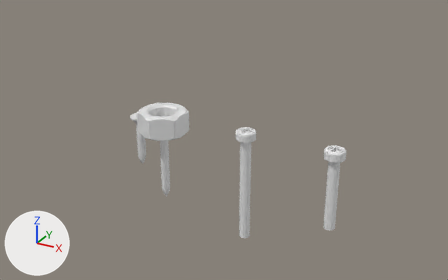
The Blender file bolts_and_nuts.blend: old version first, new version second.
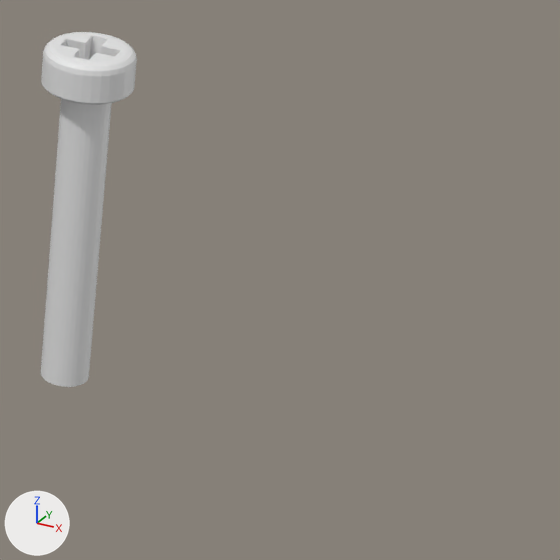
The first picture shows the older version from a 50 mm lens placed at (0.944, -1.358, 0.63), pointed at (0.171, 0.048, -0.073). The close-ups show both versions on the part from 70% to 100% of the width and 49% to 97% of the height of that picture; other places that the commit changed are outside them. The axes (+X, +Y, +Z) are drawn at lower left. The lights are the same throughout. The close-ups show mesh edges as thin lines.

The older version as bpy lines, for what is in view:
```python
me_circle_004 = bpy.data.meshes.new('Circle.004')
me_circle_004.from_pydata(...)  # 325 vertices, 287 faces; spans x -0.028..0.028, y -0.028..0.028, z -0.2..0.025
me_circle_004.materials.append(mat_m)  # white #e7e7e7
ob_m3_20mm_bolt = bpy.data.objects.new('m3 20mm bolt', me_circle_004)
ob_m3_20mm_bolt.location = (0.5113, 0.0, -0.0325)
```
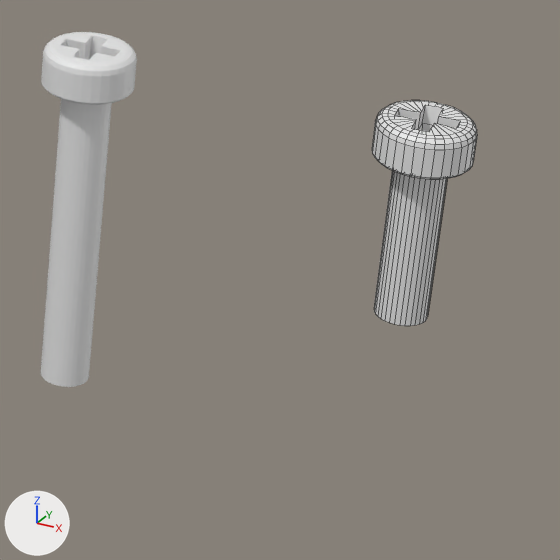
Changed parts and their boxes [x1, y1, x2, y2] in the close-ups (560 x 560 px):
'm3 10mm bolt', added: after [372, 100, 477, 326]

Edits to the bpy script that builds the scene:
```text
Add me_circle_006:
    me_circle_006.from_pydata(...)  # 325 vertices, 287 faces; spans x -0.0275..0.0275, y -0.0275..0.0275, z -0.1..0.025
    me_circle_006.materials.append(mat_m)  # white #e7e7e7
Add ob_m3_10mm_bolt:
    ob_m3_10mm_bolt = bpy.data.objects.new('m3 10mm bolt', me_circle_006)
    ob_m3_10mm_bolt.location = (0.7084, 0.0, -0.0325)
```
